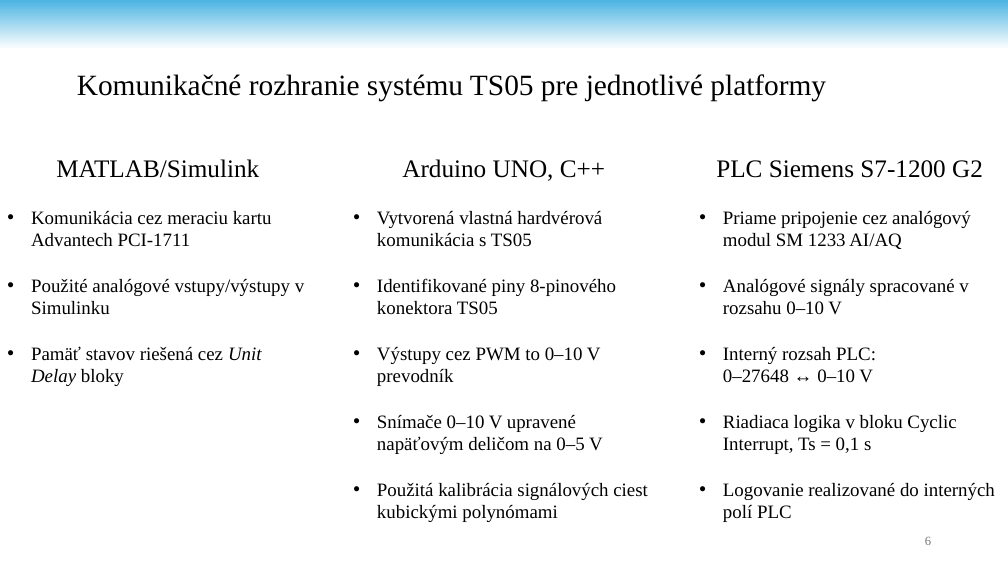
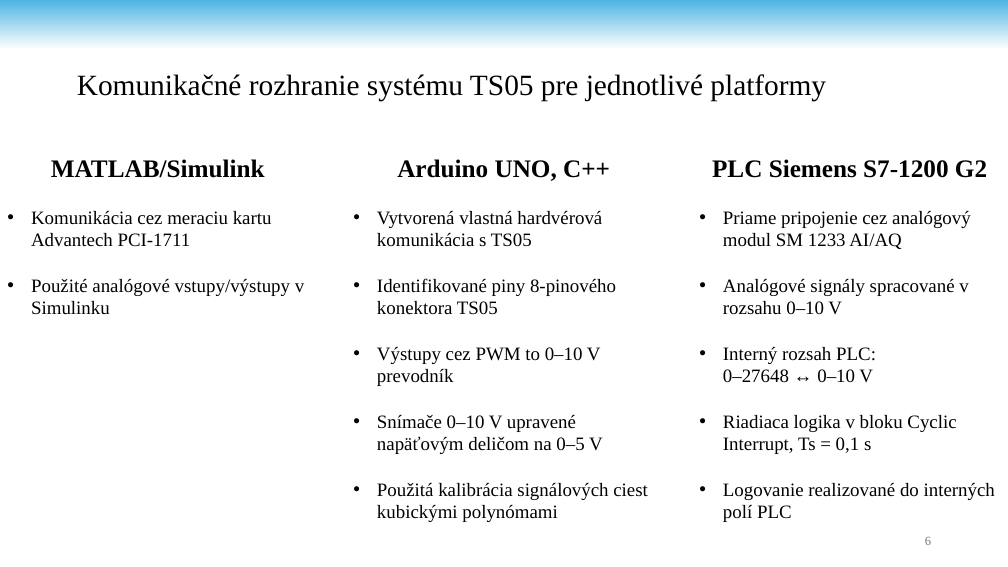
Before and after one commit to andrii-stoliar/DP-Stoliar, a slide deck: slide 6 of Prez/Prez.pptx. Drawn at 1008x567 pixels with LibreOffice and Linux fonts; fonts in the diff are those of the drawing; background and template pictures are left out. Boxes give left, top, right and bottom in pixels: in the first picture for what was removed or moved away, otherwise in the second. Text is boxed around its words. In the diff, an @@ line names an element or a change of style, - is before the commit and + after.

```diff
--- a/Prez/Prez.pptx
+++ b/Prez/Prez.pptx
@@ text at (x1=51, y1=159, x2=265, y2=178): bold on in "MATLAB/Simulink" @@
@@ text at (x1=397, y1=159, x2=610, y2=181): bold on in "Arduino UNO, C++" @@
@@ text at (x1=712, y1=159, x2=987, y2=178): bold on in "PLC Siemens S7-1200 G2" @@
@@ text at (x1=31, y1=346, x2=262, y2=386): paragraph removed @@
-• Pamäť stavov riešená cez Unit Delay bloky
```
Also in this commit, not shown: 4 other slides changed, 2 slides added, 2 other files.
